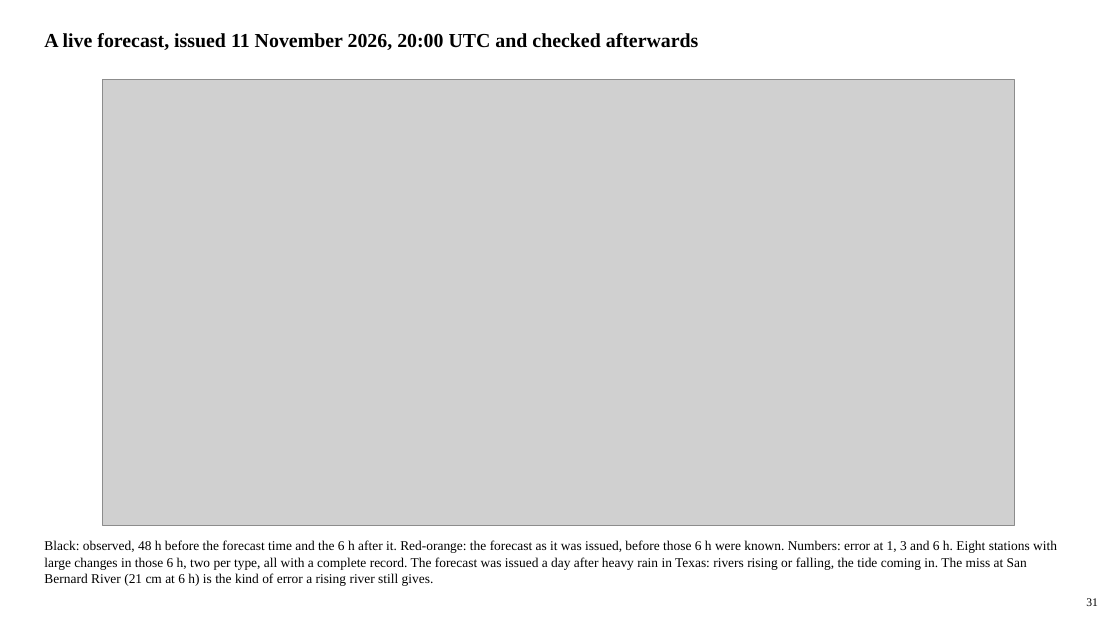
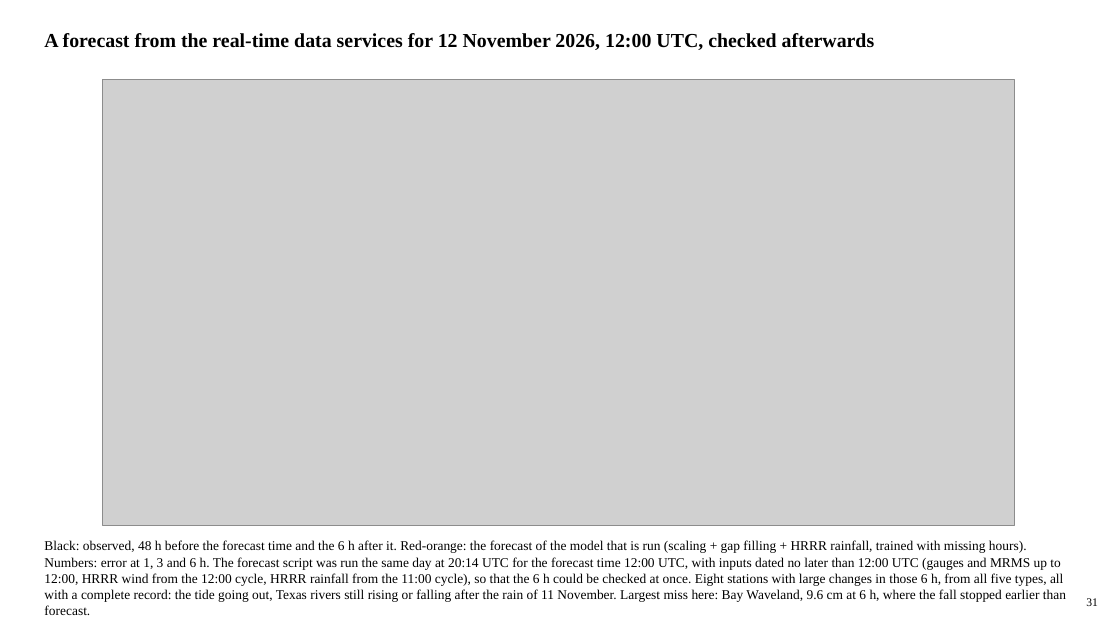
Before and after one commit to LaurenW1997/subdomainLSTM, a slide deck: slide 31 of deliverables/17_versions/version_comparison.pptx. Drawn at 1120x630 pixels with LibreOffice and Linux fonts; fonts in the diff are those of the drawing; grey boxes stand for pictures. Boxes give left, top, right and bottom in pixels: in the first picture for what was removed or moved away, otherwise in the second. Text is boxed around its words. In the diff, an @@ line names an element or a change of style, - is before the commit and + after.

```diff
--- a/deliverables/17_versions/version_comparison.pptx
+++ b/deliverables/17_versions/version_comparison.pptx
@@ text at [44, 33, 875, 50]: text changed @@
-A live forecast, issued 11 November 2026, 20:00 UTC and checked afterwards
+A forecast from the real-time data services for 12 November 2026, 12:00 UTC, checked afterwards
@@ text at [44, 540, 1066, 615]: text changed @@
-Black: observed, 48 h before the forecast time and the 6 h after it. Red-orange: the forecast as it was issued, before those 6 h were known. Numbers: error at 1, 3 and 6 h. Eight stations with large changes in those 6 h, two per type, all with a complete record. The forecast was issued a day after heavy rain in Texas: rivers rising or falling, the tide coming in. The miss at San Bernard River (21 cm at 6 h) is the kind of error a rising river still gives.
+Black: observed, 48 h before the forecast time and the 6 h after it. Red-orange: the forecast of the model that is run (scaling + gap filling + HRRR rainfall, trained with missing hours). Numbers: error at 1, 3 and 6 h. The forecast script was run the same day at 20:14 UTC for the forecast time 12:00 UTC, with inputs dated no later than 12:00 UTC (gauges and MRMS up to 12:00, HRRR wind from the 12:00 cycle, HRRR rainfall from the 11:00 cycle), so that the 6 h could be checked at once. Eight stations with large changes in those 6 h, from all five types, all with a complete record: the tide going out, Texas rivers still rising or falling after the rain of 11 November. Largest miss here: Bay Waveland, 9.6 cm at 6 h, where the fall stopped earlier than forecast.
```
Also in this commit, not shown: 2 other slides changed, 8 other files.
